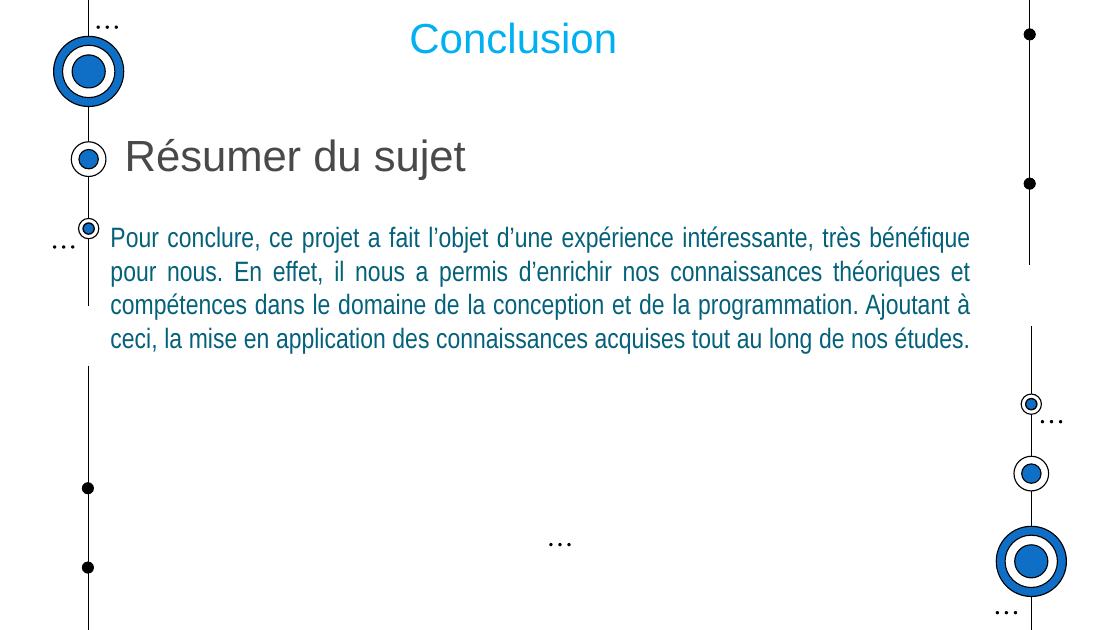
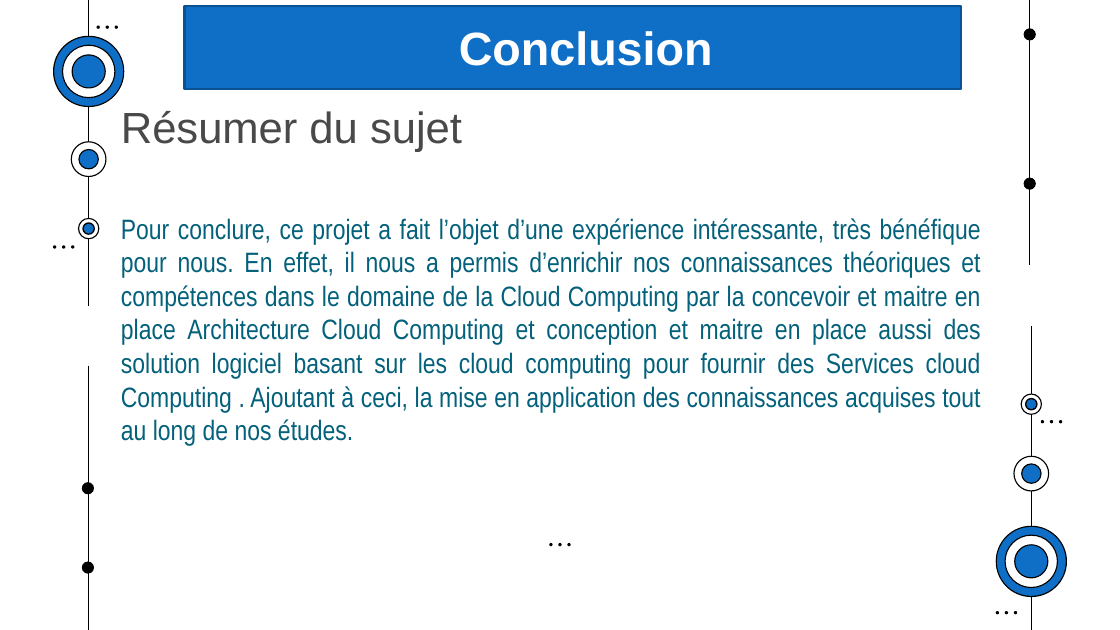
Before and after one commit to muhamedoufi/rapport-cloud, a slide deck: slide 31 of Presentation_cv.pptx (slide 27 before the commit). Drawn at 1120x630 pixels with LibreOffice and Linux fonts; fonts in the diff are those of the drawing. Boxes give left, top, right and bottom in pixels: in the first picture for what was removed or moved away, otherwise in the second. Text is boxed around its words. In the diff, an @@ line names an element or a change of style, - is before the commit and + after.

```diff
--- a/Presentation_cv.pptx
+++ b/Presentation_cv.pptx
@@ rectangle added at <box>185,7,961,90</box>, fill #0F6FC6, outline #0B5292 2 pt @@
@@ text "Conclusion": place and size @@
-text "Conclusion" at <box>409,22,617,54</box>
+text "Conclusion" at <box>459,31,713,66</box>
@@ text "Conclusion" at <box>459,31,713,66</box>: size 36 to 40 pt, text colour #00B0F0 to #FFFFFF, bold on @@
@@ text "Résumer du sujet": place and size @@
-text "Résumer du sujet" at <box>125,139,466,180</box>
+text "Résumer du sujet" at <box>121,111,462,152</box>
@@ subtitle at <box>121,218,981,446</box>: text changed @@
-Pour conclure, ce projet a fait l’objet d’une expérience intéressante, très bénéfique pour nous. En effet, il nous a permis d’enrichir nos connaissances théoriques et compétences dans le domaine de la conception et de la programmation. Ajoutant à ceci, la mise en application des connaissances acquises tout au long de nos études.
+Pour conclure, ce projet a fait l’objet d’une expérience intéressante, très bénéfique pour nous. En effet, il nous a permis d’enrichir nos connaissances théoriques et compétences dans le domaine de la Cloud Computing par la concevoir et maitre en place Architecture Cloud Computing et conception et maitre en place aussi des solution logiciel basant sur les cloud computing pour fournir des Services cloud Computing . Ajoutant à ceci, la mise en application des connaissances acquises tout au long de nos études.
```
Also in this commit, not shown: 8 other slides changed, 9 slides added, 5 slides removed, 1 other file.
